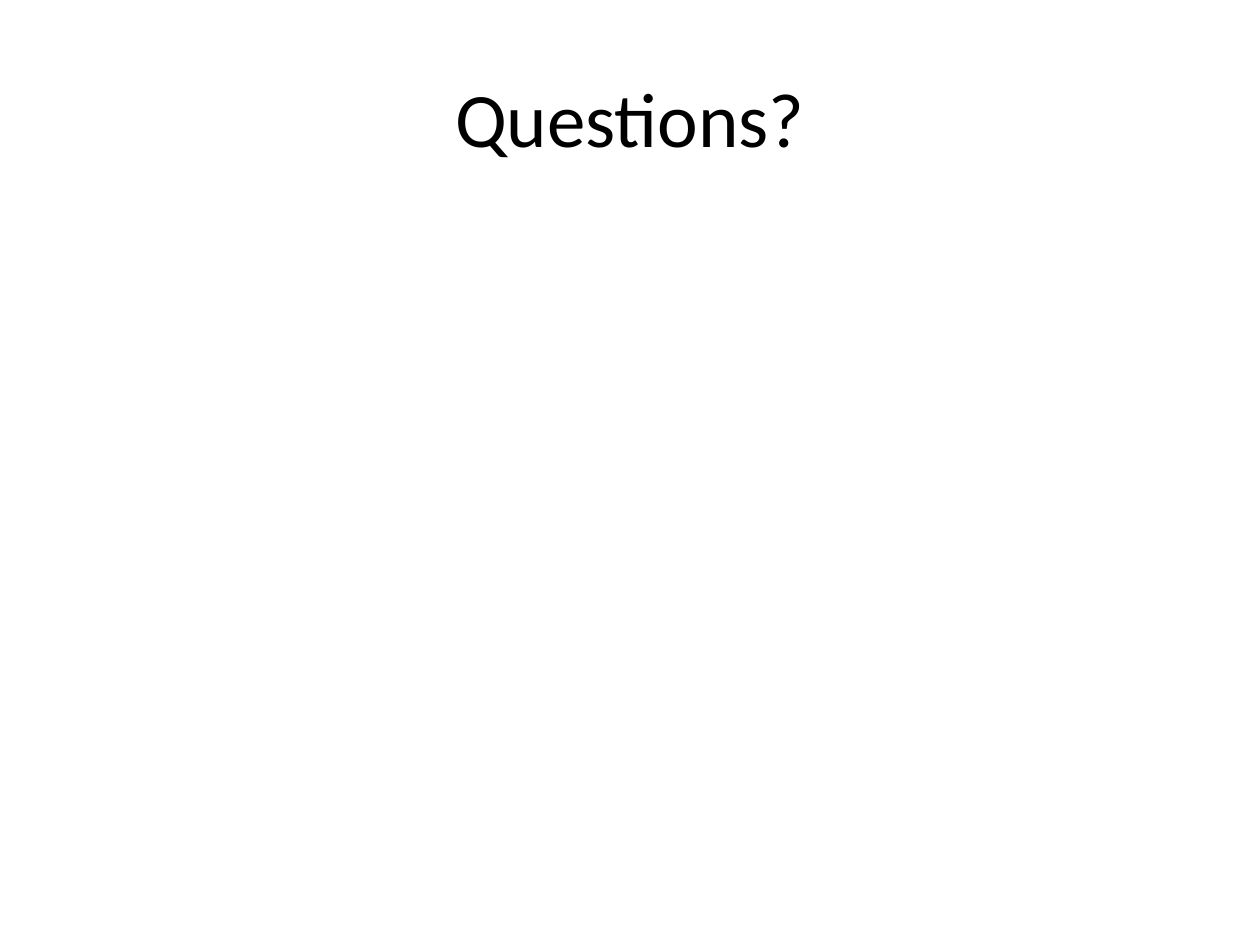
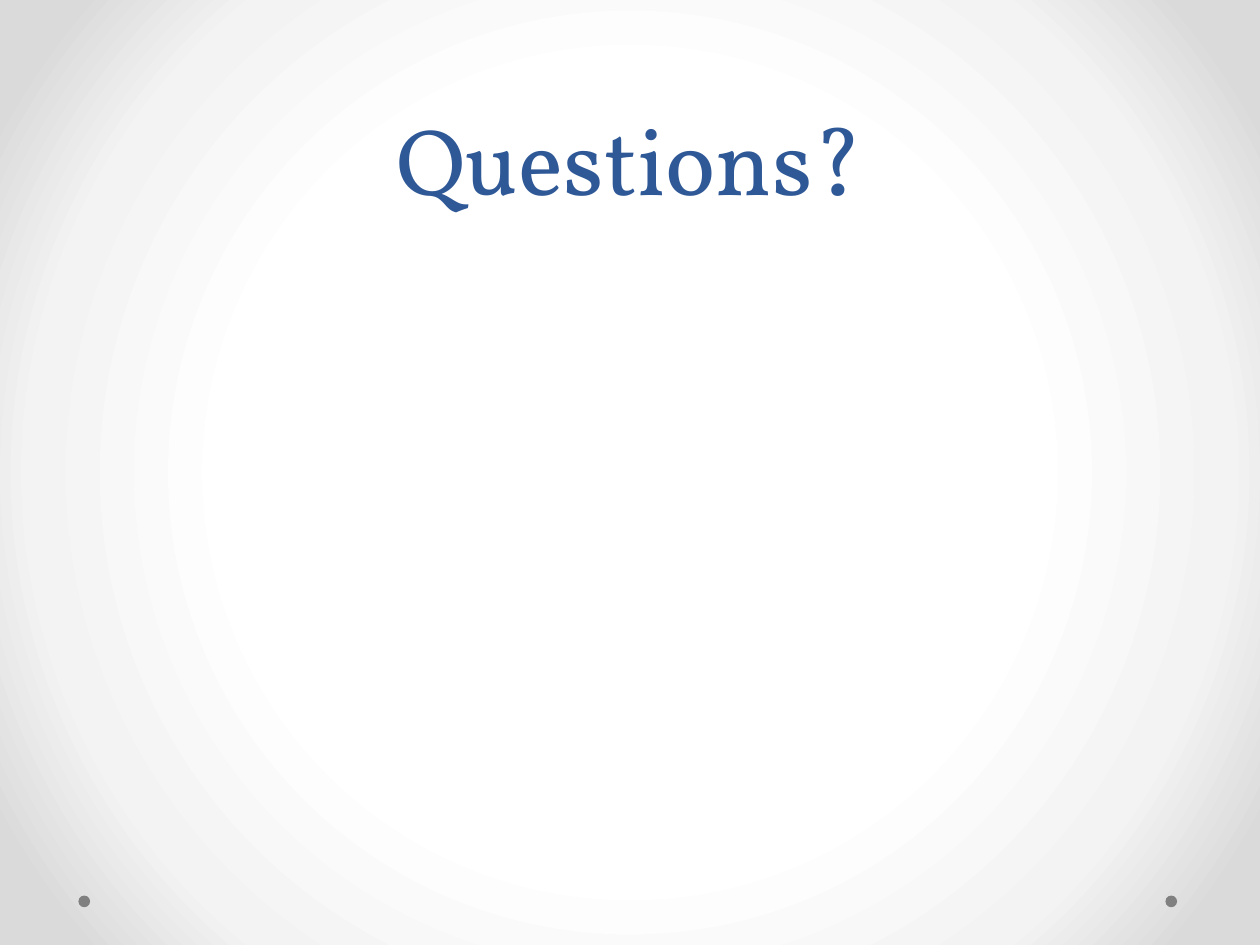
Before and after one commit to ekepes/Presentations, a slide deck: slide 3 of GetOnTheBus/Get on the Bus with MassTransit.pptx. Drawn at 1260x945 pixels with LibreOffice and Linux fonts; fonts in the diff are those of the drawing. Boxes give left, top, right and bottom in pixels: in the first picture for what was removed or moved away, otherwise in the second. Text is boxed around its words. In the diff, an @@ line names an element or a change of style, - is before the commit and + after.

```diff
--- a/GetOnTheBus/Get on the Bus with MassTransit.pptx
+++ b/GetOnTheBus/Get on the Bus with MassTransit.pptx
@@ background #FFFFFF to gradient #FFFFFF to #F4F4F4 to #DADADA @@
@@ title "Questions?": place and size @@
-title "Questions?" at (455,93,804,158)
+title "Questions?" at (396,127,863,213)
@@ title "Questions?" at (396,127,863,213): size 44 to 54 pt, font Calibri to Vollkorn, text colour #000000 to #2F5897; line spacing 1 to 58pt; vertical alignment middle to bottom @@
@@ ellipse added at (78,896,89,907), fill #808080 @@
@@ ellipse added at (1166,896,1177,907), fill #808080 @@
```
Also in this commit, not shown: 3 other slides changed.
